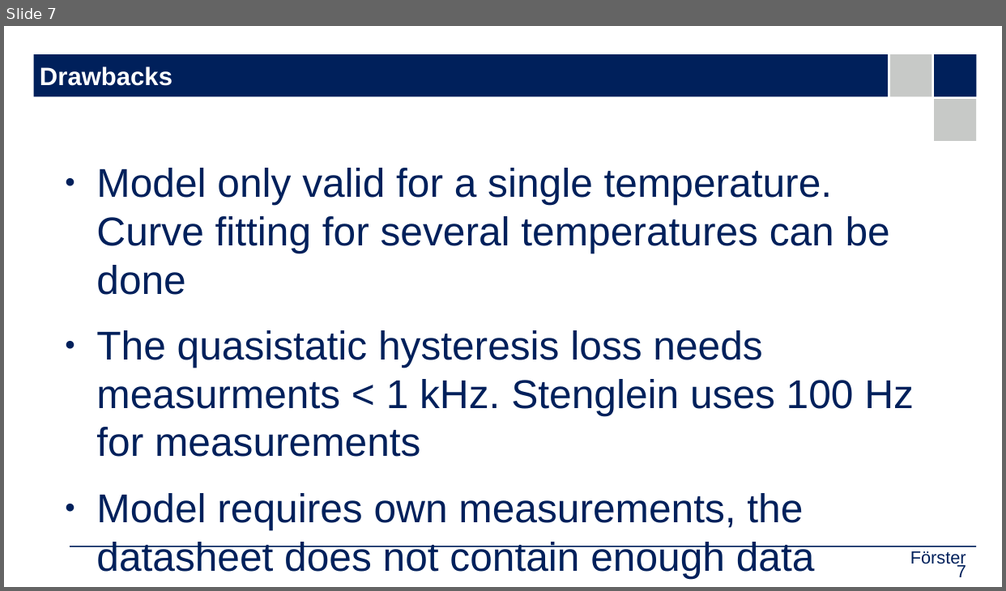
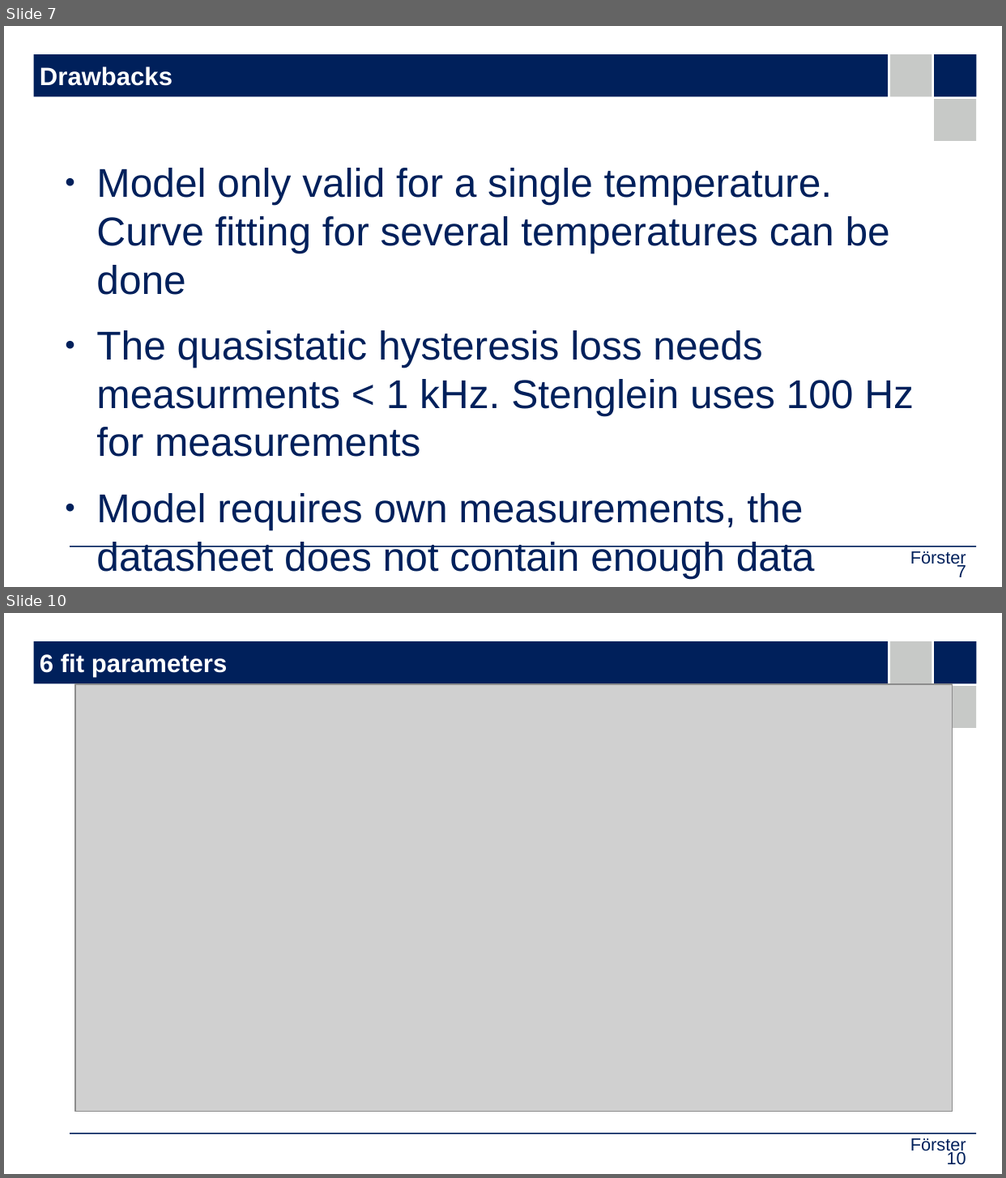
Before and after one commit to upb-lea/hardcore-magnet-challenge, a slide deck: docs/doku_nf.odp. Shown one above the other, each under a label of ours: slide 7 before the commit, slides 7 and 10 after it; the slides between them are not shown. The pictures are 1006x591 and 1006x1178 pixels, drawn with LibreOffice and Linux fonts; fonts in the diff are those of the drawing; grey boxes stand for pictures; background and template pictures are left out. Boxes give left, top, right and bottom in pixels: in the first picture for what was removed or moved away, otherwise in the second. Text is boxed around its words. In the diff, an @@ line names an element or a change of style, - is before the commit and + after.

```diff
--- a/docs/doku_nf.odp
+++ b/docs/doku_nf.odp
@@ slide 10 added at box(4, 613, 1002, 1174), background #FFFFFF; not listed: 5 template elements that a slide beside it also shows @@
@@ title added at box(40, 653, 228, 677), 20 pt, text #FFFFFF, bold @@
+6 fit parameters
@@ picture added at box(75, 684, 953, 1112) @@
@@ text added at box(910, 1139, 966, 1155), 14 pt, text #00205B @@
+Förster
@@ page number added at box(947, 1151, 966, 1165), 14 pt, text #00205B @@
+10
```
Also in this commit, not shown: 7 other slides added, 1 other file.
